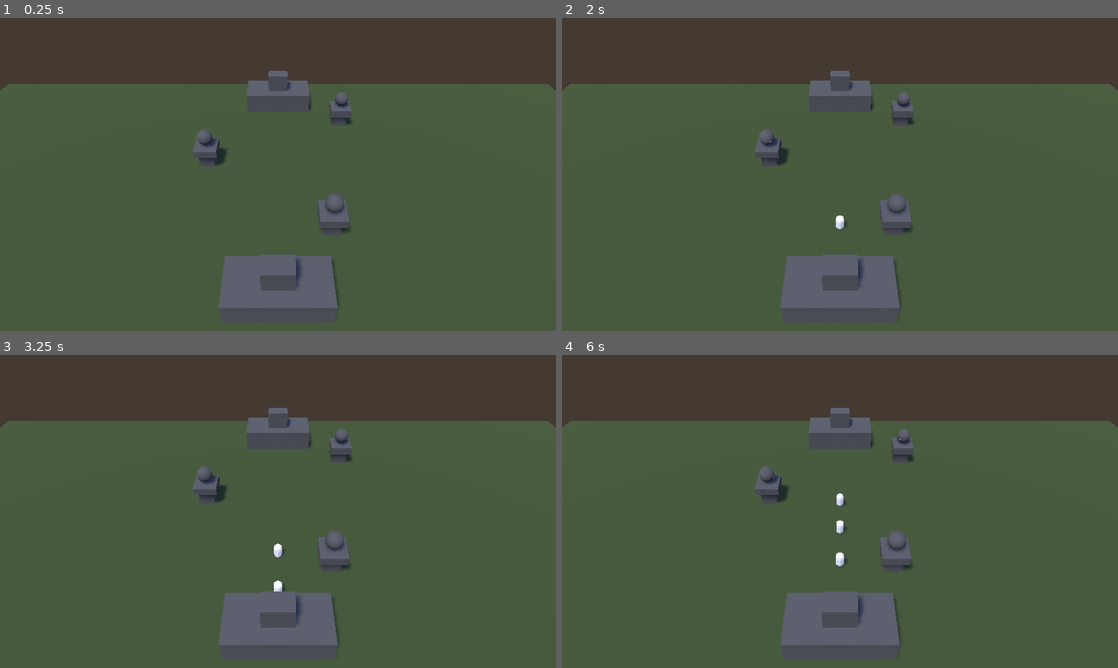
Above: before the commit, frames 1-4 (two rows, left to right).
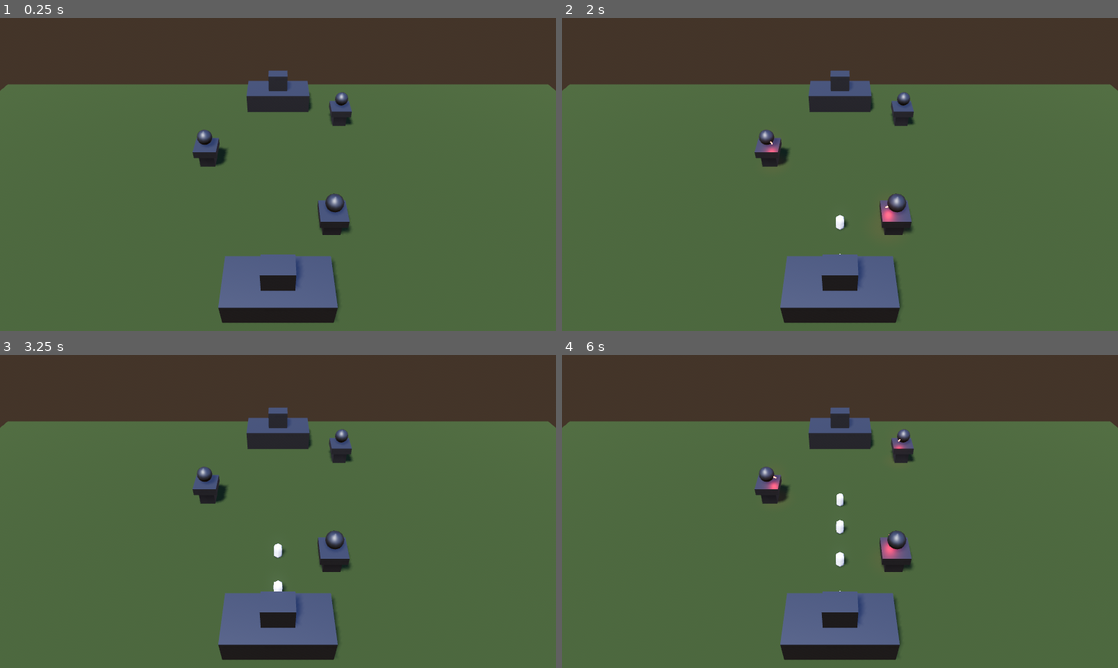
Above: after the commit, the same moments.

Repository: kovesimisi/voiddef
Game: Godot game, scene res://scenes/Main.tscn
Same seed, same stepped clock (60 frames per second), same inputs: the game is played once before the commit and once after it.
Inputs (mouse positions are in pixels of both pictures, inside the frame that each line leads up to):
- Up to frame 1 (0.25 s): no input
- Up to frame 2 (2 s): tap Enter at 0.5 s; move the mouse to (962, 158) at 0.52 s; tap Alt at 0.6 s; click (962, 158) at 0.67 s; tap Space at 1.25 s; drag from (728, 190) to (812, 237) at 1.27 s
- Up to frame 3 (3.25 s): move the mouse to (333, 442) at 2.02 s; tap Shift at 2.1 s; click (333, 442) at 2.17 s; drag from (250, 574) to (111, 464) at 2.77 s
- Up to frame 4 (6 s): move the mouse to (1006, 558) at 3.52 s; tap Ctrl at 3.6 s; click (1006, 558) at 3.67 s; drag from (673, 464) to (756, 433) at 4.27 s; move the mouse to (867, 511) at 5.02 s; tap Alt at 5.1 s; click (867, 511) at 5.17 s; drag from (756, 433) to (728, 527) at 5.77 s

The runs differ from the first frame. In frame 1, 4.4% of the frame differs, in the area x 0-100%, y 16-98%; in frame 2, 4.5%; in frame 3, 4.4%; in frame 4, 4.7%.

Commit message:
Refactor scripts and add vfx

Diff:
--- a/objects/FPSCounter.tscn
+++ b/objects/FPSCounter.tscn
@@ -1,6 +1,6 @@
 [gd_scene load_steps=2 format=2]
 
-[ext_resource path="res://scripts/FPS.gd" type="Script" id=1]
+[ext_resource path="res://scripts/util/FPS.gd" type="Script" id=1]
 
 [node name="FPS" type="Label"]
 margin_left = 24.0
--- a/objects/Projectile.tscn
+++ b/objects/Projectile.tscn
@@ -1,6 +1,7 @@
-[gd_scene load_steps=3 format=2]
+[gd_scene load_steps=4 format=2]
 
 [ext_resource path="res://scripts/Projectile.gd" type="Script" id=1]
+[ext_resource path="res://objects/materials/mat_projectile.tres" type="Material" id=2]
 
 [sub_resource type="SphereShape" id=1]
 radius = 0.2
@@ -9,10 +10,16 @@
 collision_layer = 16
 script = ExtResource( 1 )
 
-[node name="CSGSphere" type="CSGSphere" parent="."]
-radius = 0.2
-radial_segments = 6
-rings = 3
-
 [node name="CollisionShape" type="CollisionShape" parent="."]
 shape = SubResource( 1 )
+
+[node name="CSGBox" type="CSGBox" parent="."]
+cast_shadow = 0
+width = 0.1
+height = 0.1
+depth = 1.0
+material = ExtResource( 2 )
+
+[node name="OmniLight" type="OmniLight" parent="."]
+light_color = Color( 0.94902, 0.0666667, 0.129412, 1 )
+light_energy = 3.0
--- a/objects/materials/building.tres
+++ b/objects/materials/building.tres
@@ -1,4 +1,6 @@
 [gd_resource type="SpatialMaterial" format=2]
 
 [resource]
-albedo_color = Color( 0.341176, 0.341176, 0.341176, 1 )
+albedo_color = Color( 0.545098, 0.545098, 0.545098, 1 )
+metallic = 1.0
+roughness = 0.57
--- /dev/null
+++ b/objects/materials/mat_projectile.tres
@@ -0,0 +1,72 @@
+[gd_resource type="ShaderMaterial" load_steps=6 format=2]
+
+[sub_resource type="VisualShaderNodeInput" id=5]
+input_name = "color"
+
+[sub_resource type="VisualShaderNodeColorUniform" id=6]
+uniform_name = "Color"
+
+[sub_resource type="VisualShaderNodeScalarUniform" id=7]
+uniform_name = "Intensity"
+
+[sub_resource type="VisualShaderNodeVectorOp" id=8]
+operator = 2
+
+[sub_resource type="VisualShader" id=4]
+code = "shader_type spatial;
+render_mode specular_schlick_ggx, unshaded, shadows_disabled, ambient_light_disabled;
+
+uniform vec4 Color : hint_color;
+uniform float Intensity;
+
+
+
+void vertex() {
+// ColorUniform:2
+	vec3 n_out2p0 = Color.rgb;
+	float n_out2p1 = Color.a;
+
+// ScalarUniform:3
+	float n_out3p0 = Intensity;
+
+// VectorOp:4
+	vec3 n_out4p0 = n_out2p0 * vec3(n_out3p0);
+
+// Output:0
+	COLOR.rgb = n_out4p0;
+
+}
+
+void fragment() {
+// Input:2
+	vec3 n_out2p0 = COLOR.rgb;
+
+// Output:0
+	ALBEDO = n_out2p0;
+
+}
+
+void light() {
+// Output:0
+
+}
+"
+graph_offset = Vector2( -1219, 103 )
+flags/ambient_light_disabled = true
+flags/shadows_disabled = true
+flags/unshaded = true
+nodes/vertex/2/node = SubResource( 6 )
+nodes/vertex/2/position = Vector2( -380, 180 )
+nodes/vertex/3/node = SubResource( 7 )
+nodes/vertex/3/position = Vector2( -360, 380 )
+nodes/vertex/4/node = SubResource( 8 )
+nodes/vertex/4/position = Vector2( 20, 240 )
+nodes/vertex/connections = PoolIntArray( 2, 0, 4, 0, 3, 0, 4, 1, 4, 0, 0, 6 )
+nodes/fragment/2/node = SubResource( 5 )
+nodes/fragment/2/position = Vector2( 40, 180 )
+nodes/fragment/connections = PoolIntArray( 2, 0, 0, 0 )
+
+[resource]
+shader = SubResource( 4 )
+shader_param/Color = Color( 0.941176, 0.0901961, 0.168627, 1 )
+shader_param/Intensity = 10.0
--- /dev/null
+++ b/objects/materials/util/shader_cache_tool.tscn
@@ -0,0 +1,6 @@
+[gd_scene format=2]
+
+[node name="shader_box" type="CSGBox"]
+width = 0.001
+height = 0.001
+depth = 0.001
--- a/project.godot
+++ b/project.godot
@@ -38,4 +38,7 @@
 threads/thread_model=2
 vram_compression/import_etc=true
 vram_compression/import_etc2=false
+quality/shading/use_physical_light_attenuation=true
+quality/filters/msaa=2
+quality/filters/use_debanding=true
 environment/default_environment="res://default_env.tres"
--- a/scenes/Main.tscn
+++ b/scenes/Main.tscn
@@ -1,9 +1,11 @@
-[gd_scene load_steps=8 format=2]
+[gd_scene load_steps=10 format=2]
 
 [ext_resource path="res://objects/Tower.tscn" type="PackedScene" id=1]
 [ext_resource path="res://objects/Castle.tscn" type="PackedScene" id=2]
 [ext_resource path="res://objects/materials/ground.tres" type="Material" id=3]
 [ext_resource path="res://objects/Unit.tscn" type="PackedScene" id=4]
+[ext_resource path="res://objects/materials/mat_projectile.tres" type="Material" id=5]
+[ext_resource path="res://objects/materials/util/shader_cache_tool.tscn" type="PackedScene" id=6]
 
 [sub_resource type="PlaneMesh" id=1]
 material = ExtResource( 3 )
@@ -19,6 +21,11 @@
 [sub_resource type="Environment" id=3]
 background_mode = 2
 background_sky = SubResource( 2 )
+tonemap_mode = 4
+ssao_intensity = 13.08
+glow_enabled = true
+glow_hdr_threshold = 0.8
+glow_bicubic_upscale = true
 adjustment_contrast = 1.08
 
 [node name="Main" type="Spatial"]
@@ -57,3 +64,7 @@
 
 [node name="Tower3" parent="." instance=ExtResource( 1 )]
 transform = Transform( 1, 0, 0, 0, 1, 0, 0, 0, 1, 5.91888, 0, 8.18273 )
+
+[node name="box" parent="." instance=ExtResource( 6 )]
+transform = Transform( 1, 0, 0, 0, 1, 0, 0, 0, 1, 0, -4.38159, 0 )
+material = ExtResource( 5 )
--- a/scripts/Castle.gd
+++ b/scripts/Castle.gd
@@ -1,11 +1,10 @@
 extends Spatial
+
+var type = "castle"
 
 export var team_id = 0
 export var spawn_units = false
 export var unit : PackedScene
-
-var type = "castle"
-var count = 0
 
 onready var timer = $Timer
 onready var enemy_castle = get_node("../EnemyCastle")
@@ -17,11 +16,11 @@
 
 
 func hit():
-	print("got hit")
+	pass
+	#TODO: hit
 
 func _spawn():
 	var spawned = unit.instance() as Spatial
 	spawned.transform.origin = spawner.global_transform.origin
 	spawned.target = enemy_castle
 	$"../".add_child(spawned)
-	print("spawned unit")
--- a/scripts/Projectile.gd
+++ b/scripts/Projectile.gd
@@ -1,6 +1,7 @@
 extends KinematicBody
 
 var type = "projectile"
+
 var target : Spatial
 
 func _process(delta):
@@ -10,10 +11,11 @@
 
 	var dir = target.global_transform.origin - global_transform.origin
 	dir = dir.normalized() * 50
+
+	look_at(target.global_transform.origin, Vector3.UP)
 	var hit = move_and_collide(dir * delta)
 
 	if hit:
 		if hit.collider.has_method("hit"):
 			hit.collider.hit()
 		queue_free()
-		print("destroyed projectile")
--- a/scripts/Tower.gd
+++ b/scripts/Tower.gd
@@ -1,9 +1,10 @@
 extends Spatial
+
+var type = "tower"
 
 export var projectile: PackedScene
 onready var timer = $Timer
 
-var type = "tower"
 var targets = []
 var ready = false
 
@@ -23,7 +24,6 @@
 	if !ready :
 		return
 
-	print("spawned projectile")
 	var spawned = projectile.instance() as Spatial
 	spawned.transform.origin = $Area.global_transform.origin
 	spawned.target = targets.pop_front()
--- a/scripts/Unit.gd
+++ b/scripts/Unit.gd
@@ -1,6 +1,7 @@
 extends KinematicBody
 
 var type = "unit"
+
 var target
 var team_id = 0
 export var hp = 2
@@ -15,13 +16,8 @@
 		if hit.collider.has_method("hit"):
 			hit.collider.hit()
 		queue_free()
-		print("destroyed unit")
 
 func hit():
 	hp -= 1
-	print("unit hit")
 	if hp == 0:
 		queue_free()
-
-func imaunit():
-	pass
--- /dev/null
+++ b/scripts/util/destroy.gd
@@ -0,0 +1,4 @@
+extends Node
+
+func _process(_delta):
+	queue_free()
Renamed: scripts/FPS.gd -> scripts/util/FPS.gd
